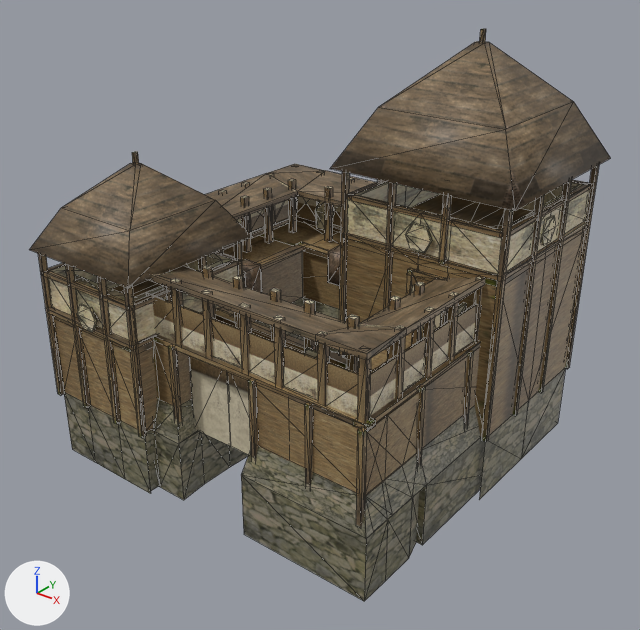
Before and after pictures for a commit that changed the COLLADA model art/meshes/structural/suebians/fortress.dae.
Rendered twice from a 50 mm lens placed at (35.4, -47.8, 35.0), pointed at (-1.4, -1.9, 6.5). Every picture has the same lights, and +X, +Y and +Z are marked at lower left. Mesh edges are drawn as thin lines. Where no turn or scale is listed for an object, it has been applied to the vertices. Vertices at the same position are counted once.

Names of what the first picture shows: 'fortress'.
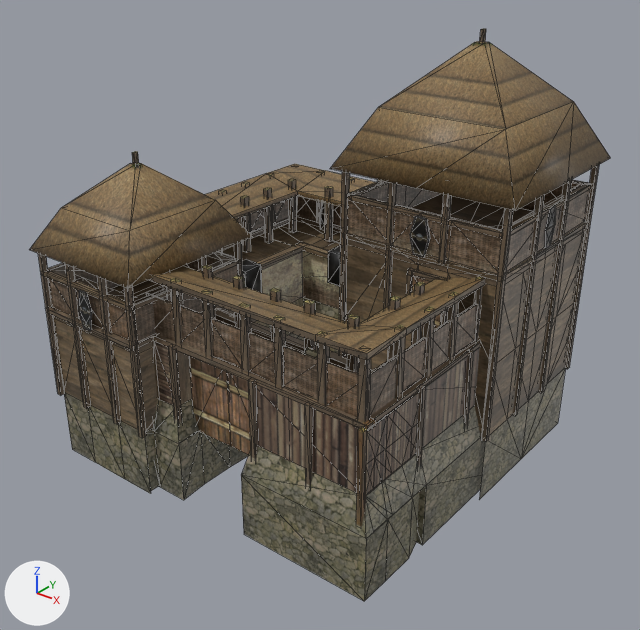
The newer file is also turned or shifted as a whole; pictures and numbers use the older file's frame.

Edits to the scene script, one JSON object a line:
```json
{"block": "me_cube_4472", "where": "# used by ob_fortress; location = (-0.92, 0.39, 0.0)"}
{"op": "remove", "block": "me_cube_4472", "code": "me_cube_4472.from_pydata(...)  # 1577 vertices, 2285 faces; spans x -16.5..13.5, y -15.2..14.0, z -5.4..26.3"}
{"op": "add", "block": "me_cube_4472", "code": "me_cube_4472.from_pydata(...)  # 1608 vertices, 2326 faces; spans x -16.5..13.5, y -15.2..14.0, z -5.4..26.3"}
{"block": "me_cube_4472", "change": "me_cube_4472 part 1: the loose piece of 12 vertices spanning x 12.5..12.7, y 5.4..7.5, z 12.7..14.5 is scaled about its middle by (0.37, 0.691, 1.55), then moved by (0.2, 0.0, 0.2)"}
{"block": "me_cube_4472", "change": "me_cube_4472 part 2: the loose piece of 12 vertices spanning x -12.1..-10.1, y -15.0..-14.8, z 6.9..8.8 is scaled about its middle by (0.691, 0.368, 1.55), then moved by (0.1, -0.1, 0.6)"}
{"block": "me_cube_4472", "change": "me_cube_4472 part 3: the loose piece of 12 vertices spanning x 9.8..10.6, y -2.2..-0.2, z 7.0..10.1 is rebuilt with 12 vertices and now spans x 10.0..11.0, y -1.8..-0.4, z 6.8..9.6"}
{"block": "me_cube_4472", "change": "me_cube_4472 part 4: the loose piece of 12 vertices spanning x -11.6..-9.6, y 10.7..11.5, z 7.0..10.1 is rebuilt with 12 vertices and now spans x -11.3..-9.9, y 10.9..11.5, z 6.9..9.8"}
{"block": "me_cube_4472", "change": "me_cube_4472 part 5: the loose piece of 12 vertices spanning x 5.4..7.5, y -0.4..-0.2, z 12.7..14.5 is deleted"}
{"block": "me_cube_4472", "change": "me_cube_4472 part 6"}
{"block": "me_cube_4472", "change": "14 vertices are removed from x -13.7..10.0, y -13.0..12.3, z -5.0..2.2"}
{"block": "me_cube_4472", "change": "84 faces are deleted"}
{"block": "me_cube_4472", "change": "48 vertices are added at x -15.3..13.5, y -13.1..14.0, z -0.1..17.2"}
{"block": "me_cube_4472", "change": "8 new vertices lie (0.0, 3.3, 0.0) away from vertices in x 0.2..12.6, y 0.0..6.6, z -0.1..11.5"}
{"block": "me_cube_4472", "change": "10 new vertices lie (0.0, 0.0, -5.8) away from vertices in x 0.2..12.6, y 0.0..13.2, z 11.5"}
{"block": "me_cube_4472", "change": "165 new faces join them"}
{"block": "me_cube_4472", "change": "me_cube_4472 part 7: 1852 kept faces spanning x -16.5..13.5, y -15.2..14.0, z -5.4..26.3 get new texture (UV) coordinates"}
```

Where the change shows, as pixel boxes [x1, y1, x2, y2] in the pictures (640 x 630 px; the box of a moved part takes in the faces that stretch with it):
```json
{"part": 1, "of": "me_cube_4472", "change": "moved or reshaped", "before": [541, 215, 556, 245], "after": [545, 206, 556, 249]}
{"part": 2, "of": "me_cube_4472", "change": "moved or reshaped", "before": [77, 303, 97, 332], "after": [78, 290, 92, 331]}
{"part": 3, "of": "me_cube_4472", "change": "rebuilt", "before": [457, 303, 466, 315], "on screen": "not visible afterwards"}
{"part": 4, "of": "me_cube_4472", "change": "rebuilt", "before": [315, 201, 334, 230], "after": [319, 203, 325, 230]}
{"part": 5, "of": "me_cube_4472", "change": "deleted", "before": [405, 222, 432, 253], "on screen": "yellow"}
{"part": 6, "of": "me_cube_4472", "change": "built on", "before": [259, 102, 610, 495], "after": [259, 102, 610, 495]}
{"part": 7, "of": "me_cube_4472", "change": "surface changed", "before": [29, 29, 594, 601], "after": [29, 29, 594, 601]}
```
